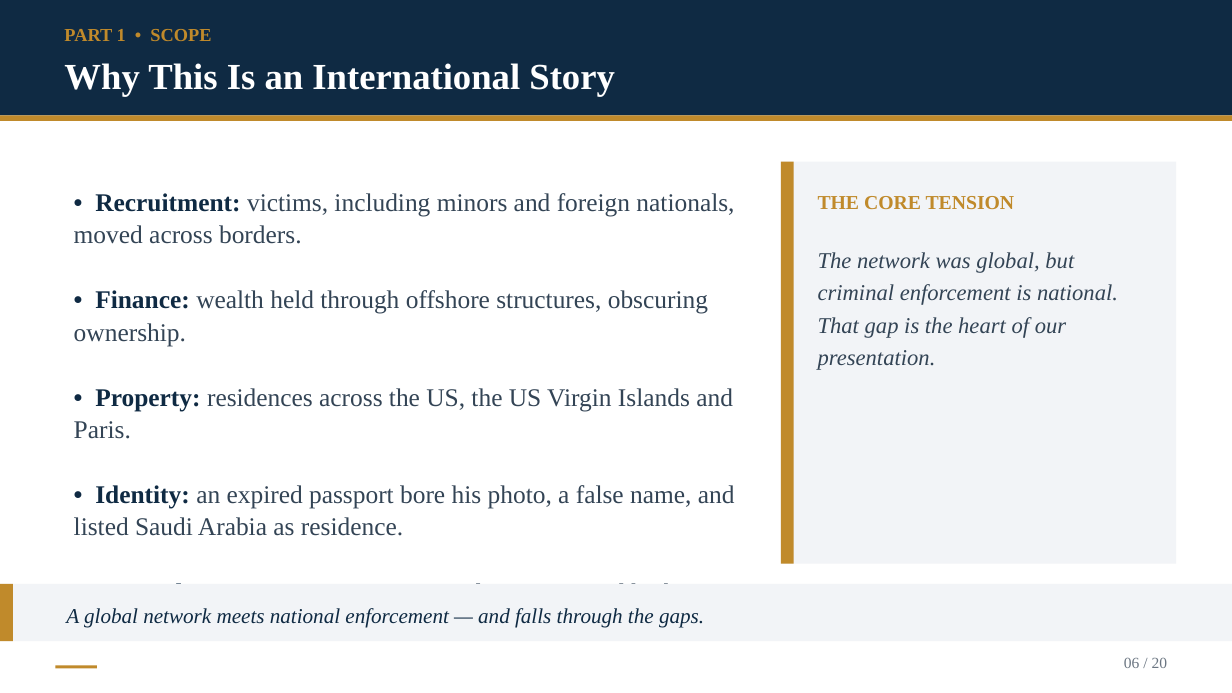
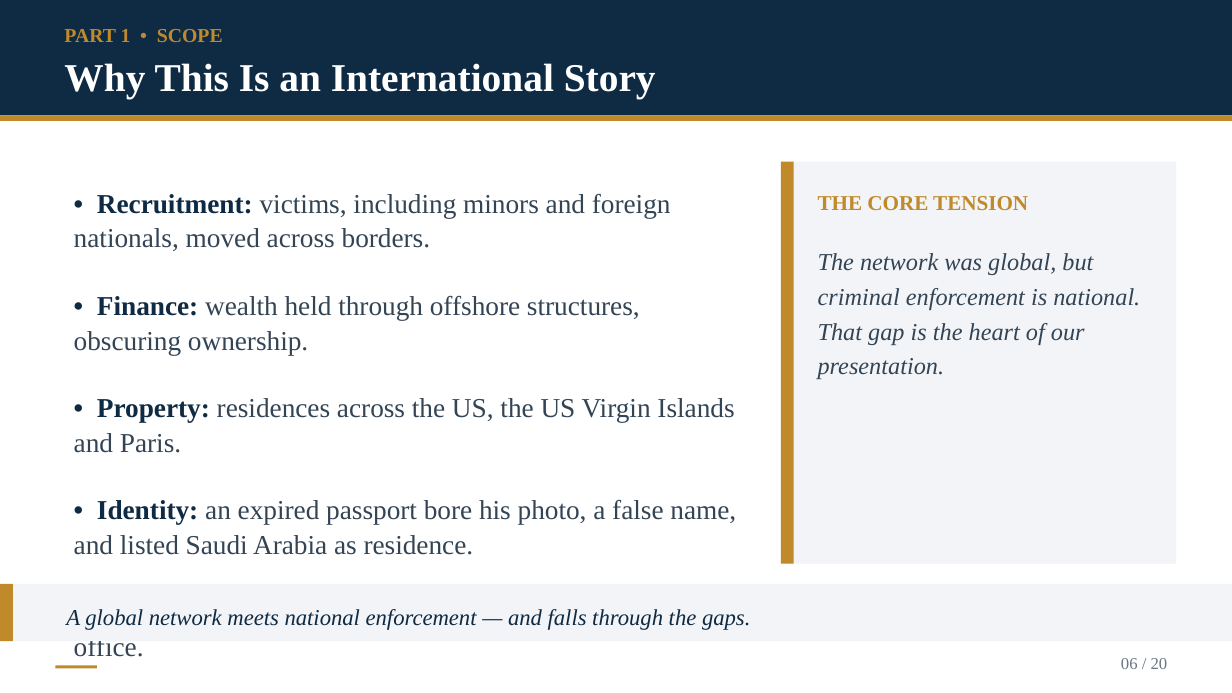
Before and after one commit to Kokidesu/Koki, a slide deck: slide 6 of Epstein_Transnational_Justice.pptx. Drawn at 1232x693 pixels with LibreOffice and Linux fonts; fonts in the diff are those of the drawing. Boxes give left, top, right and bottom in pixels: in the first picture for what was removed or moved away, otherwise in the second. Text is boxed around its words. In the diff, an @@ line names an element or a change of style, - is before the commit and + after.

```diff
--- a/Epstein_Transnational_Justice.pptx
+++ b/Epstein_Transnational_Justice.pptx
@@ text "PART 1 • SCOPE" at (64, 29, 223, 42): size 14.3 to 15.3 pt @@
@@ text "Why This Is an International ..." at (64, 63, 656, 100): size 28.6 to 30.7 pt @@
@@ text "• Recruitment: victims, including minors ..." at (74, 194, 736, 627): size 19.8 to 21.2 pt @@
@@ text "THE CORE TENSION" at (818, 196, 1028, 210): size 15.4 to 16.5 pt @@
@@ text "The network was global, but ..." at (818, 253, 1140, 379): size 17.6 to 18.9 pt @@
@@ text "A global network meets national ..." at (66, 609, 750, 630): size 16.5 to 17.7 pt @@
@@ text "06 / 20" at (1121, 658, 1168, 669): size 12.1 to 13 pt @@
```
Also in this commit, not shown: 19 other slides changed, 23 other files.
